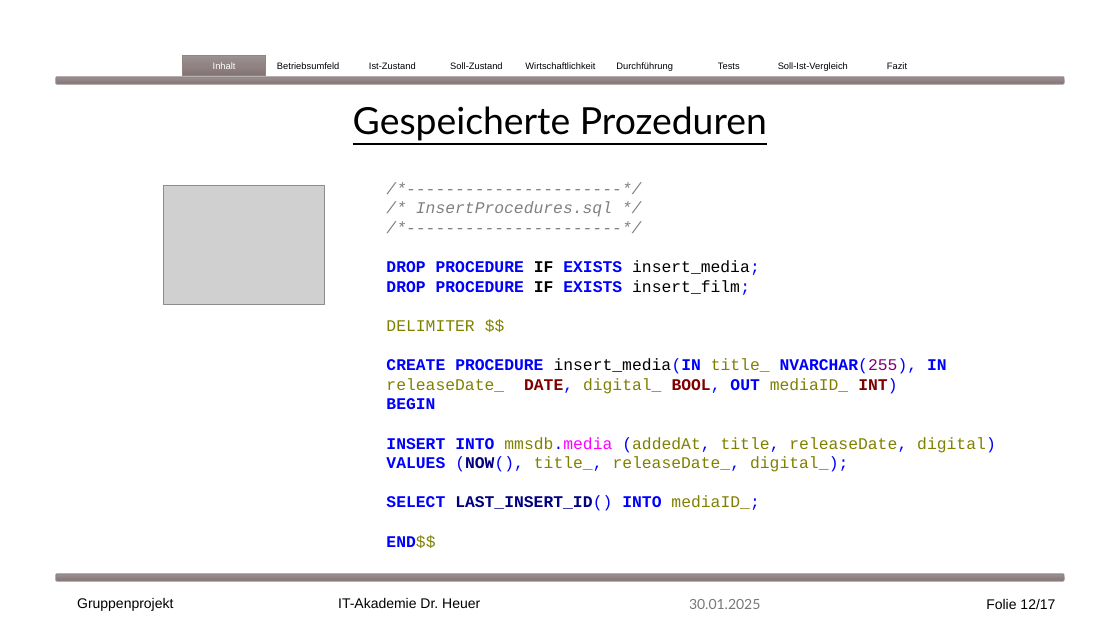
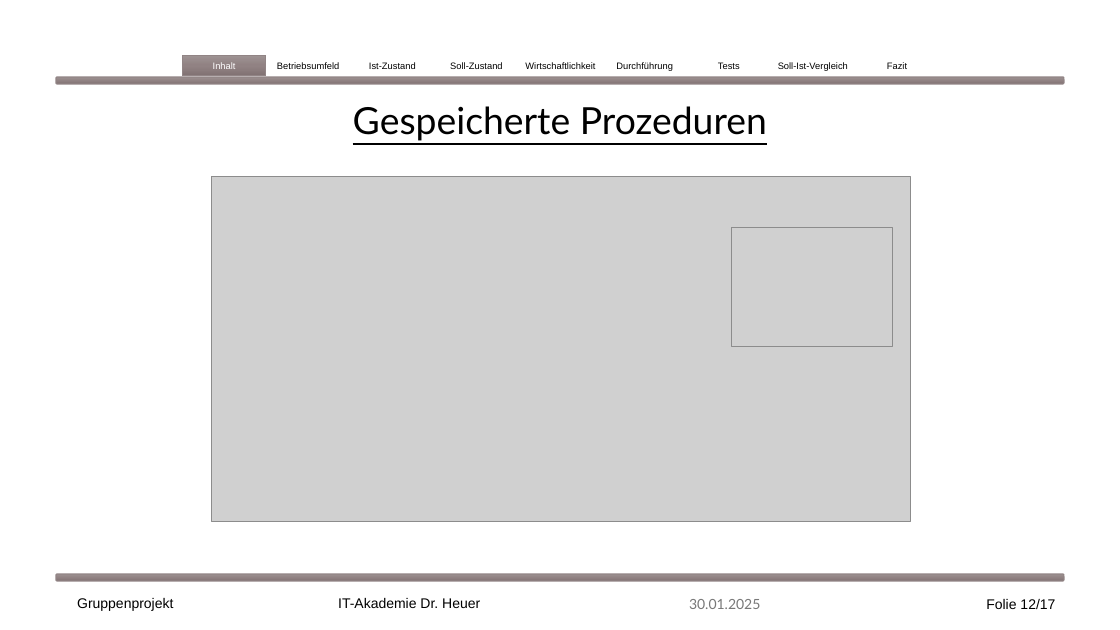
Before and after one commit to EkaterinaShmeleva/MediaManagementSystem, a slide deck: slide 12 of Medienverwaltungsdatenbank Gruppe1.pptx. Drawn at 1120x630 pixels with LibreOffice and Linux fonts; fonts in the diff are those of the drawing; grey boxes stand for pictures. Boxes give left, top, right and bottom in pixels: in the first picture for what was removed or moved away, otherwise in the second. Text is boxed around its words. In the diff, an @@ line names an element or a change of style, - is before the commit and + after.

```diff
--- a/Medienverwaltungsdatenbank Gruppe1.pptx
+++ b/Medienverwaltungsdatenbank Gruppe1.pptx
@@ picture added at (x1=211, y1=176, x2=910, y2=522) @@
@@ text removed at (x1=386, y1=201, x2=996, y2=548) @@
-/*----------------------*/
-/* InsertProcedures.sql */
-/*----------------------*/
-DROP PROCEDURE IF EXISTS insert_media;
-DROP PROCEDURE IF EXISTS insert_film;
-DELIMITER $$
-CREATE PROCEDURE insert_media(IN title_ NVARCHAR(255), IN releaseDate_ DATE, digital_ BOOL, OUT mediaID_ INT)
-BEGIN
-INSERT INTO mmsdb.media (addedAt, title, releaseDate, digital)
-VALUES (NOW(), title_, releaseDate_, digital_);
-SELECT LAST_INSERT_ID() INTO mediaID_;
-END$$
@@ picture moved from (x1=164, y1=186, x2=324, y2=305) to (x1=732, y1=228, x2=892, y2=347) @@
```
Also in this commit, not shown: 1 other slide changed.
